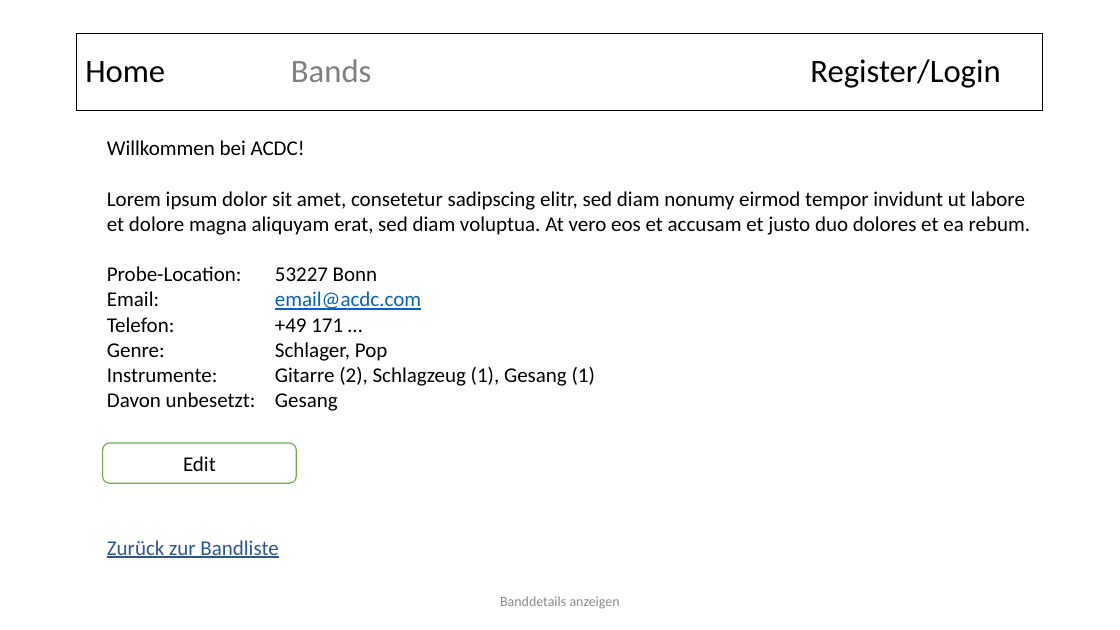
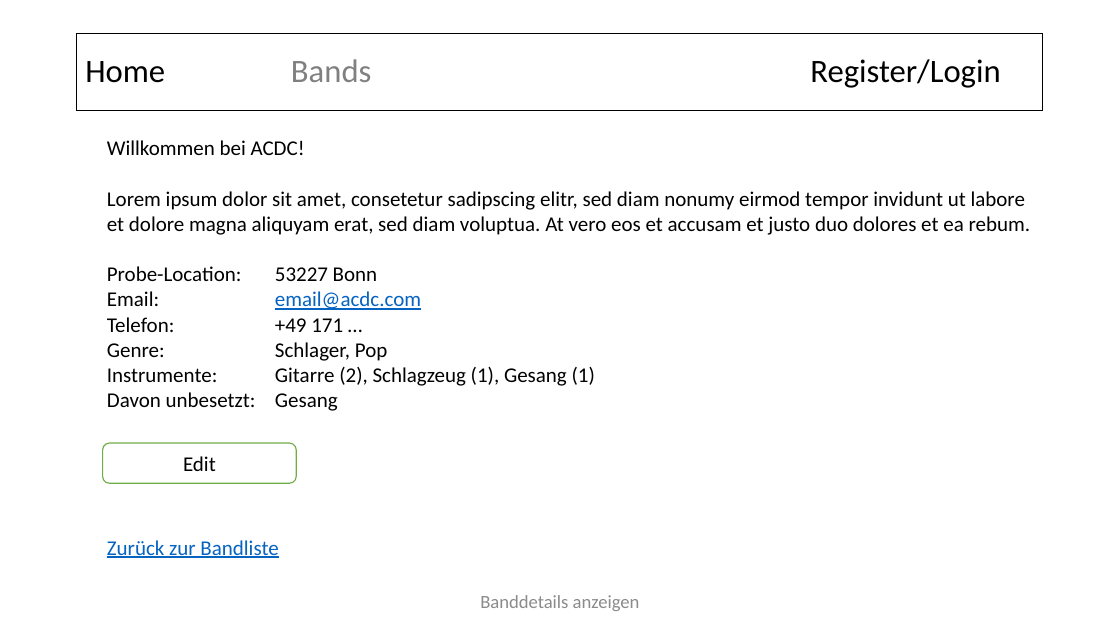
Before and after one commit to WCS-Java-Training-Bonn-2019/where-is-my-band, a slide deck: slide 4 of Projektdokumentation/MockflowSoundmachine.pptx. Drawn at 1120x630 pixels with LibreOffice and Linux fonts; fonts in the diff are those of the drawing. Boxes give left, top, right and bottom in pixels: in the first picture for what was removed or moved away, otherwise in the second. Text is boxed around its words. In the diff, an @@ line names an element or a change of style, - is before the commit and + after.

```diff
--- a/Projektdokumentation/MockflowSoundmachine.pptx
+++ b/Projektdokumentation/MockflowSoundmachine.pptx
@@ text "Zurück zur Bandliste" at [107,540,278,558]: text colour #2F5597 to #0563C1 @@
@@ text "Banddetails anzeigen" at [480,595,640,611]: size 12 to 16 pt @@
```
Also in this commit, not shown: 4 other slides changed, 5 slides added, 1 other file.
